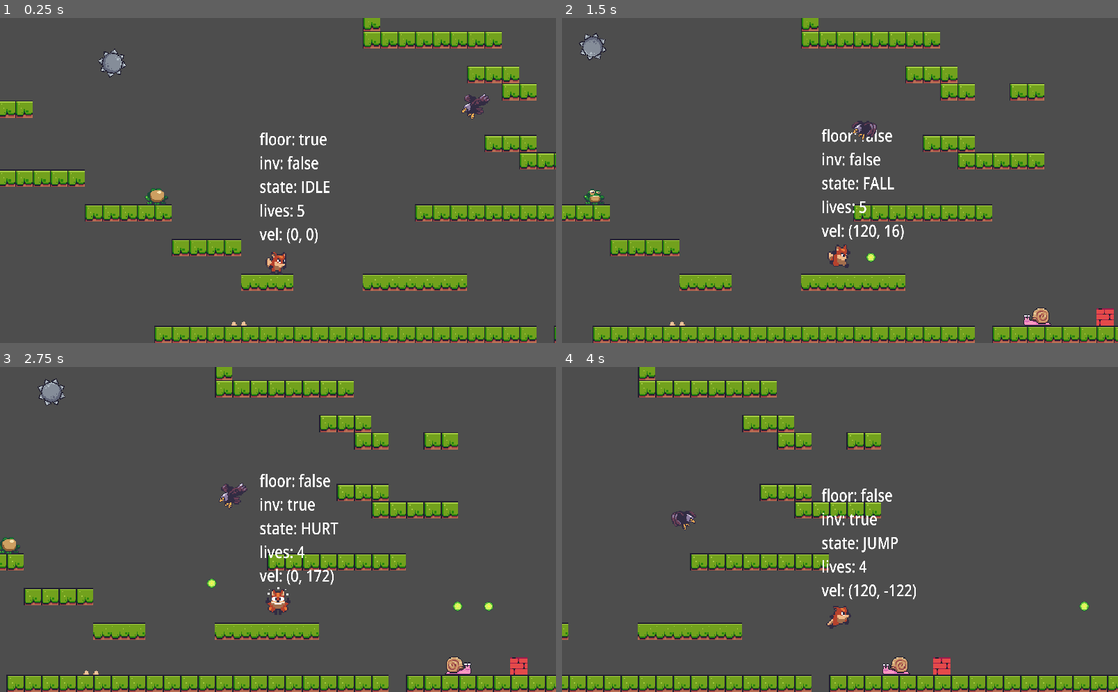
Above: before the commit, frames 1-4 (two rows, left to right).
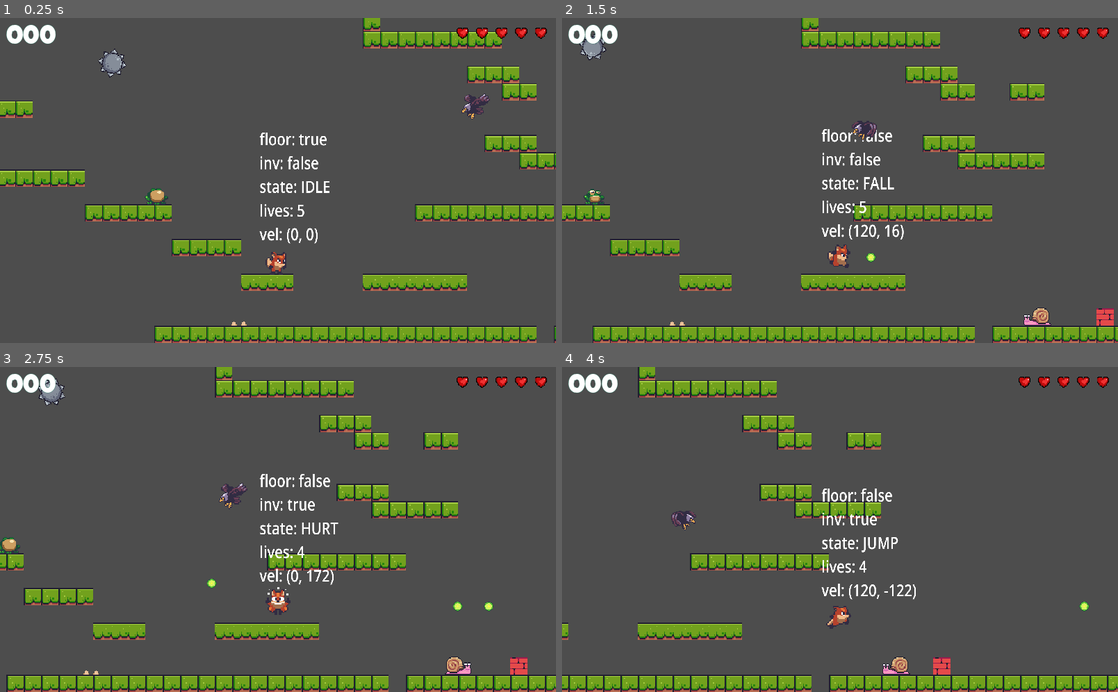
Above: after the commit, the same moments.

Repository: niamh-d/godot-foxy-2d-platformer
Game: Godot game, scene res://scenes/level_base/level_base.tscn
Same seed, same stepped clock (60 frames per second), same inputs: the game is played once before the commit and once after it.
Inputs:
- Up to frame 1 (0.25 s): no input
- Up to frame 2 (1.5 s): hold Right (right) from 0.53 s (still down); tap E (shoot) at 0.6 s; tap Space (jump) at 0.77, 0.8, 1.07, 1.35 s
- Up to frame 3 (2.75 s): tap Space (jump) at 1.52, 1.82, 2.3 s; tap E (shoot) at 1.55, 2.1 s; release Right (right) at 2.03 s; hold Left (left) from 2.03 s (still down)
- Up to frame 4 (4 s): release Left (left) at 2.78 s; hold Right (right) from 2.78 s (still down); tap E (shoot) at 2.85 s; tap Space (jump) at 3.02, 3.32, 3.6, 3.77 s

The runs differ from the first frame. In frame 1, 0.7% of the frame differs, in the area x 1-99%, y 2-8%; in frame 2, 0.7%; in frame 3, 0.7%; in frame 4, 0.7%.

Commit message:
hud and ui

Diff:
--- a/project.godot
+++ b/project.godot
@@ -16,6 +16,7 @@
 
 [autoload]
 
+SoundManager="*res://singletons/sound_manager.gd"
 SignalManager="*res://singletons/signal_manager.gd"
 
 [display]
--- /dev/null
+++ b/scenes/hud/hud.tscn
@@ -0,0 +1,130 @@
+[gd_scene load_steps=5 format=3 uid="uid://cyfyqfyggd324"]
+
+[ext_resource type="LabelSettings" uid="uid://c57087kb6t0iv" path="res://assets/LG_white_48.tres" id="1_aotm5"]
+[ext_resource type="Texture2D" uid="uid://dqxn5fmiyo68i" path="res://assets/items/pixel heart 2.png" id="2_f5xvx"]
+[ext_resource type="LabelSettings" uid="uid://b2dyrr3deoxuq" path="res://assets/LG_blue_64.tres" id="3_mcpxj"]
+[ext_resource type="LabelSettings" uid="uid://dwoj7dgthifc0" path="res://assets/LG_white_24.tres" id="4_y3ruu"]
+
+[node name="HUD" type="Control"]
+layout_mode = 3
+anchors_preset = 15
+anchor_right = 1.0
+anchor_bottom = 1.0
+grow_horizontal = 2
+grow_vertical = 2
+
+[node name="MC" type="MarginContainer" parent="."]
+layout_mode = 1
+anchors_preset = 15
+anchor_right = 1.0
+anchor_bottom = 1.0
+grow_horizontal = 2
+grow_vertical = 2
+theme_override_constants/margin_left = 12
+theme_override_constants/margin_top = 12
+theme_override_constants/margin_right = 12
+theme_override_constants/margin_bottom = 12
+
+[node name="HBC" type="HBoxContainer" parent="MC"]
+layout_mode = 2
+size_flags_vertical = 0
+
+[node name="ScoreLabel" type="Label" parent="MC/HBC"]
+layout_mode = 2
+size_flags_horizontal = 3
+text = "000"
+label_settings = ExtResource("1_aotm5")
+
+[node name="HBCHearts" type="HBoxContainer" parent="MC/HBC"]
+layout_mode = 2
+
+[node name="H1" type="TextureRect" parent="MC/HBC/HBCHearts"]
+layout_mode = 2
+texture = ExtResource("2_f5xvx")
+stretch_mode = 4
+
+[node name="H2" type="TextureRect" parent="MC/HBC/HBCHearts"]
+layout_mode = 2
+texture = ExtResource("2_f5xvx")
+stretch_mode = 4
+
+[node name="H3" type="TextureRect" parent="MC/HBC/HBCHearts"]
+layout_mode = 2
+texture = ExtResource("2_f5xvx")
+stretch_mode = 4
+
+[node name="H4" type="TextureRect" parent="MC/HBC/HBCHearts"]
+layout_mode = 2
+texture = ExtResource("2_f5xvx")
+stretch_mode = 4
+
+[node name="H5" type="TextureRect" parent="MC/HBC/HBCHearts"]
+layout_mode = 2
+texture = ExtResource("2_f5xvx")
+stretch_mode = 4
+
+[node name="ColorRect" type="ColorRect" parent="."]
+visible = false
+layout_mode = 1
+anchors_preset = 15
+anchor_right = 1.0
+anchor_bottom = 1.0
+grow_horizontal = 2
+grow_vertical = 2
+color = Color(0, 0.00392157, 0.0980392, 0.866667)
+
+[node name="VBCLevelComplete" type="VBoxContainer" parent="ColorRect"]
+layout_mode = 1
+anchors_preset = 8
+anchor_left = 0.5
+anchor_top = 0.5
+anchor_right = 0.5
+anchor_bottom = 0.5
+offset_left = -229.0
+offset_top = -46.5
+offset_right = 229.0
+offset_bottom = 46.5
+grow_horizontal = 2
+grow_vertical = 2
+
+[node name="Label" type="Label" parent="ColorRect/VBCLevelComplete"]
+layout_mode = 2
+text = "LEVEL COMPLETE"
+label_settings = ExtResource("3_mcpxj")
+horizontal_alignment = 1
+vertical_alignment = 1
+
+[node name="Label2" type="Label" parent="ColorRect/VBCLevelComplete"]
+layout_mode = 2
+text = "Press Jump to go to next level"
+label_settings = ExtResource("4_y3ruu")
+horizontal_alignment = 1
+vertical_alignment = 1
+
+[node name="VBCGameOver" type="VBoxContainer" parent="ColorRect"]
+layout_mode = 1
+anchors_preset = 8
+anchor_left = 0.5
+anchor_top = 0.5
+anchor_right = 0.5
+anchor_bottom = 0.5
+offset_left = -229.0
+offset_top = -46.5
+offset_right = 229.0
+offset_bottom = 46.5
+grow_horizontal = 2
+grow_vertical = 2
+
+[node name="Label" type="Label" parent="ColorRect/VBCGameOver"]
+layout_mode = 2
+text = "GAME OVER"
+label_settings = ExtResource("3_mcpxj")
+horizontal_alignment = 1
+vertical_alignment = 1
+
+[node name="Label2" type="Label" parent="ColorRect/VBCGameOver"]
+layout_mode = 2
+text = "Press Jump to go to main menu"
+label_settings = ExtResource("4_y3ruu")
+horizontal_alignment = 1
+vertical_alignment = 1
--- a/scenes/level_base/level_base.tscn
+++ b/scenes/level_base/level_base.tscn
@@ -9,6 +9,7 @@
 [ext_resource type="PackedScene" uid="uid://cgq0k4uvklkvb" path="res://scenes/enemies/eagle.tscn" id="7_kr0n6"]
 [ext_resource type="PackedScene" uid="uid://dt544v6qfh1k4" path="res://scenes/ball_spikes/ball_spikes.tscn" id="8_c3c77"]
 [ext_resource type="PackedScene" uid="uid://2g2ndhnvokkh" path="res://scenes/floor_spikes/floor_spikes.tscn" id="9_8e26c"]
+[ext_resource type="PackedScene" uid="uid://cyfyqfyggd324" path="res://scenes/hud/hud.tscn" id="10_3oemn"]
 
 [sub_resource type="TileSetAtlasSource" id="TileSetAtlasSource_x0vfm"]
 texture = ExtResource("1_i0q12")
@@ -268,3 +269,7 @@
 
 [node name="FloorSpikes" parent="Dangers" instance=ExtResource("9_8e26c")]
 position = Vector2(78, -12)
+
+[node name="CanvasLayer" type="CanvasLayer" parent="."]
+
+[node name="HUD" parent="CanvasLayer" instance=ExtResource("10_3oemn")]
--- a/scenes/player/player.gd
+++ b/scenes/player/player.gd
@@ -18,6 +18,7 @@
 @onready var invincible_timer: Timer = $InvincibleTimer
 @onready var invincible_player: AnimationPlayer = $InvinciblePlayer
 @onready var hurt_timer: Timer = $HurtTimer
+@onready var sound: AudioStreamPlayer2D = $Sound
 
 
 var _state: PlayerState = PlayerState.IDLE
@@ -75,12 +76,20 @@
 
 	if Input.is_action_just_pressed("jump") && is_on_floor():
 		velocity.y = JUMP_VELOCITY
+		SoundManager.play_clip(sound, SoundManager.SOUND_JUMP)
 
 	velocity.y = clampf(velocity.y, JUMP_VELOCITY, MAX_FALL)
 
 func set_state(new_state: PlayerState) -> void:
 	if new_state == _state:
 		return
+
+	if _state == PlayerState.FALL:
+		if (
+			new_state == PlayerState.IDLE ||
+			new_state == PlayerState.RUN
+		):
+			SoundManager.play_clip(sound, SoundManager.SOUND_LAND)
 
 	_state = new_state
 
@@ -142,6 +151,7 @@
 		return
 	if reduce_lives(1):
 		return
+	SoundManager.play_clip(sound, SoundManager.SOUND_DAMAGE)
 	go_invincible()
 	set_state(PlayerState.HURT)
 
--- a/scenes/player/player.tscn
+++ b/scenes/player/player.tscn
@@ -223,6 +223,8 @@
 wait_time = 0.5
 one_shot = true
 
+[node name="Sound" type="AudioStreamPlayer2D" parent="."]
+
 [connection signal="area_entered" from="HitBox" to="." method="_on_hit_box_area_entered"]
 [connection signal="timeout" from="InvincibleTimer" to="." method="_on_invincible_timer_timeout"]
 [connection signal="timeout" from="HurtTimer" to="." method="_on_hurt_timer_timeout"]
--- a/scenes/shooter/shooter.gd
+++ b/scenes/shooter/shooter.gd
@@ -30,6 +30,7 @@
 	)
 
 	shooter_timer.start()
+	SoundManager.play_clip(sound, SoundManager.SOUND_LASER)
 
 
 func _on_shooter_timer_timeout() -> void:
--- /dev/null
+++ b/singletons/sound_manager.gd
@@ -0,0 +1,37 @@
+extends Node
+
+const SOUND_LASER = "laser"
+const SOUND_CHECKPOINT = "checkpoint"
+const SOUND_DAMAGE = "damage"
+const SOUND_KILL = "kill"
+const SOUND_GAMEOVER = "gameover1"
+const SOUND_IMPACT = "impact"
+const SOUND_LAND = "land"
+const SOUND_MUSIC1 = "music1"
+const SOUND_MUSIC2 = "music2"
+const SOUND_PICKUP = "pickup"
+const SOUND_BOSS_ARRIVE = "boss_arrive"
+const SOUND_JUMP = "jump"
+const SOUND_WIN = "win"
+
+var SOUNDS: Dictionary = {
+	SOUND_CHECKPOINT: preload("res://assets/sound/checkpoint.wav"),
+	SOUND_DAMAGE: preload("res://assets/sound/damage.wav"),
+	SOUND_KILL: preload("res://assets/sound/pickup5.ogg"),
+	SOUND_GAMEOVER: preload("res://assets/sound/game_over.ogg"),
+	SOUND_IMPACT: preload("res://assets/sound/impact.wav"),
+	SOUND_JUMP: preload("res://assets/sound/jump.wav"),
+	SOUND_LAND: preload("res://assets/sound/land.wav"),
+	SOUND_LASER: preload("res://assets/sound/laser.wav"),
+	SOUND_MUSIC1: preload("res://assets/sound/Farm Frolics.ogg"),
+	SOUND_MUSIC2: preload("res://assets/sound/Flowing Rocks.ogg"),
+	SOUND_PICKUP: preload("res://assets/sound/pickup5.ogg"),
+	SOUND_BOSS_ARRIVE: preload("res://assets/sound/boss_arrive.wav"),
+	SOUND_WIN: preload("res://assets/sound/you_win.ogg")
+}
+
+func play_clip(player: AudioStreamPlayer2D, clip_key: String) -> void:
+	if SOUNDS.has(clip_key) == false:
+		return
+	player.stream = SOUNDS[clip_key]
+	player.play()
Not shown: 1 places in scenes/level_base/level_base.tscn that only renumber resources
